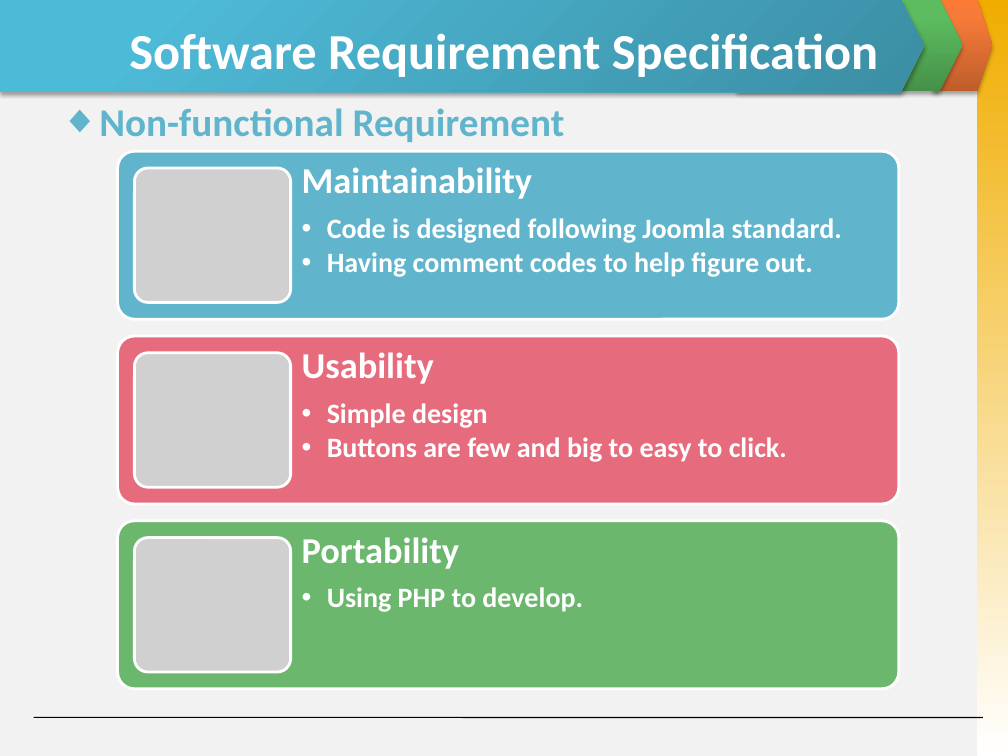
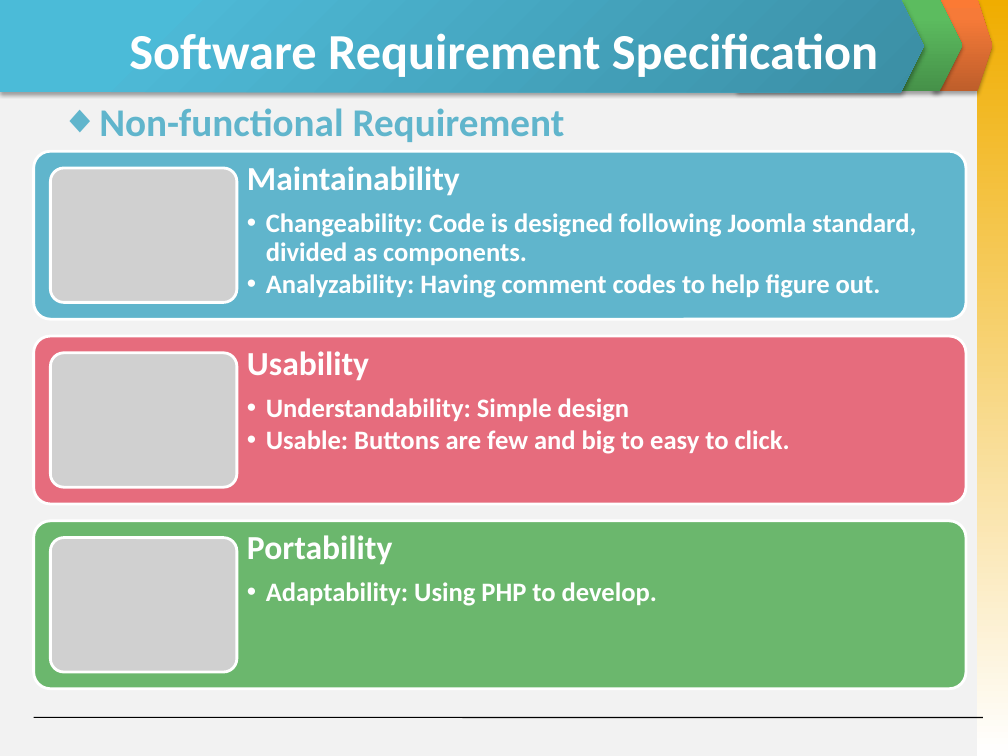
Before and after one commit to invisibleghost/e-learning-website, a slide deck: slide 20 of Document/Final report/Slide Present E-Learning.pptx (slide 22 before the commit). Drawn at 1008x756 pixels with LibreOffice and Linux fonts; fonts in the diff are those of the drawing; grey boxes stand for pictures. Boxes give left, top, right and bottom in pixels: in the first picture for what was removed or moved away, otherwise in the second. Text is boxed around its words. In the diff, an @@ line names an element or a change of style, - is before the commit and + after.

```diff
--- a/Document/Final report/Slide Present E-Learning.pptx
+++ b/Document/Final report/Slide Present E-Learning.pptx
@@ rounded rectangle: place and size @@
-rounded rectangle at box(118, 151, 899, 320)
+rounded rectangle at box(33, 151, 966, 320)
@@ picture: place and size @@
-picture at box(134, 168, 290, 302)
+picture at box(50, 168, 237, 302)
@@ text "Maintainability": place and size @@
-text "Maintainability" at box(302, 167, 842, 277)
+text "Maintainability" at box(247, 166, 916, 298)
@@ text at box(247, 166, 460, 196): size 26 to 24 pt in "Maintainability" @@
@@ text at box(266, 213, 916, 298): text changed; size 20 to 19 pt @@
-  •• Code is designed following Joomla standard.
-  •• Having comment codes to help figure out.
+  •• Changeability: Code is designed following Joomla standard, divided as components.
+  •• Analyzability: Having comment codes to help figure out.
@@ rounded rectangle: place and size @@
-rounded rectangle at box(118, 336, 899, 504)
+rounded rectangle at box(33, 336, 966, 504)
@@ picture added at box(50, 353, 237, 487) @@
@@ picture removed at box(134, 353, 290, 487) @@
@@ text "Usability": place and size @@
-text "Usability" at box(302, 352, 787, 462)
+text "Usability" at box(247, 351, 790, 454)
@@ text at box(247, 351, 369, 381): size 26 to 24 pt in "Usability" @@
@@ text at box(266, 398, 790, 454): text changed; size 20 to 19 pt @@
-  •• Simple design
-  •• Buttons are few and big to easy to click.
+  •• Understandability: Simple design
+  •• Usable: Buttons are few and big to easy to click.
@@ rounded rectangle: place and size @@
-rounded rectangle at box(118, 521, 899, 689)
+rounded rectangle at box(33, 521, 966, 689)
@@ picture added at box(50, 537, 237, 671) @@
@@ picture removed at box(134, 537, 290, 671) @@
@@ text "Portability": place and size @@
-text "Portability" at box(302, 537, 583, 612)
+text "Portability" at box(247, 535, 657, 606)
@@ text at box(247, 535, 392, 565): size 26 to 24 pt in "Portability" @@
@@ text at box(266, 582, 657, 606): text changed; size 20 to 19 pt @@
-  •• Using PHP to develop.
+  •• Adaptability: Using PHP to develop.
```
Also in this commit, not shown: 3 other slides changed, 2 slides removed.
